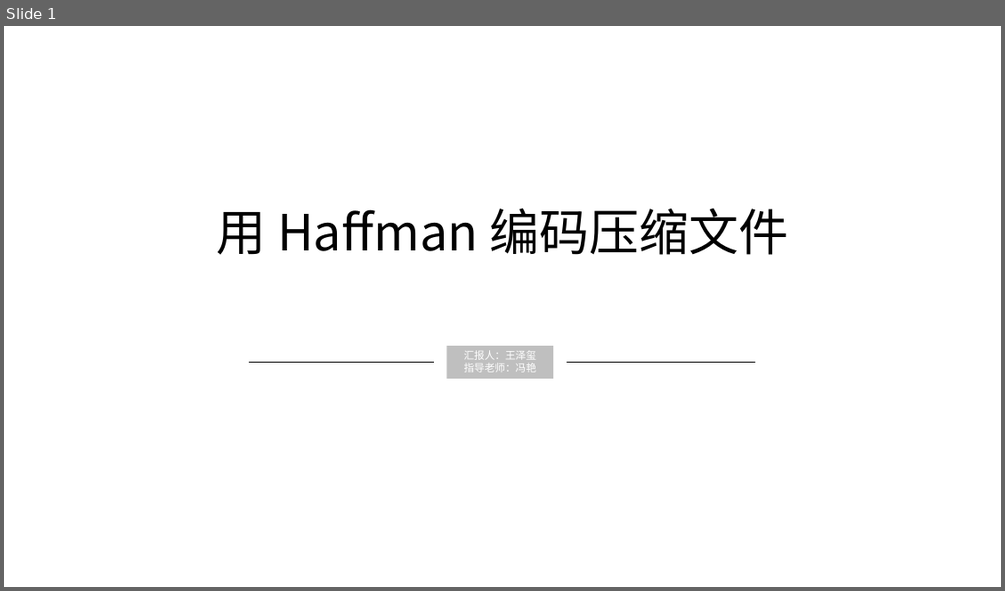
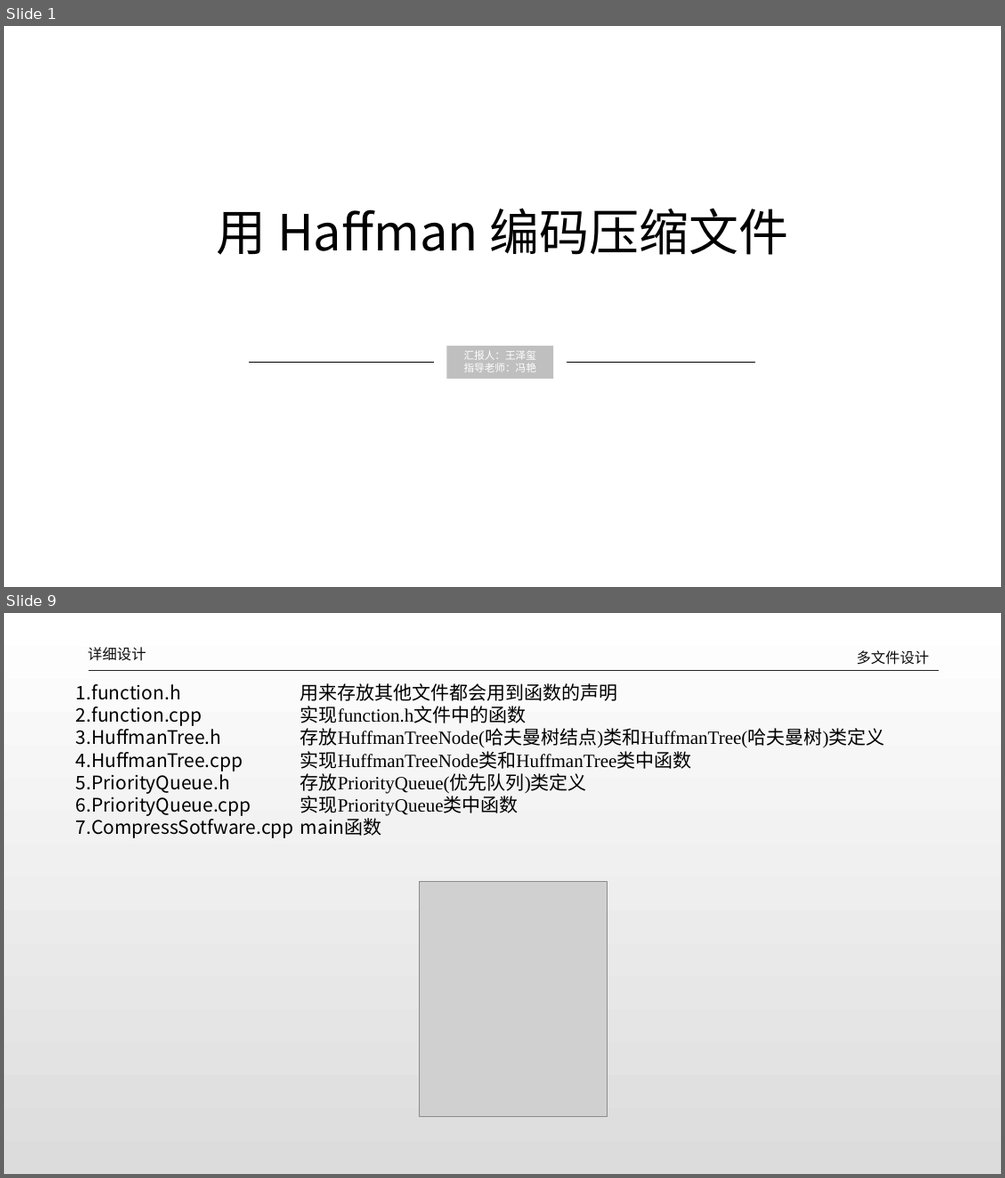
Before and after one commit to dlct-wzx/data-structure-practice, a slide deck: 答辩ppt.pptx. Shown one above the other, each under a label of ours: slide 1 before the commit, slides 1 and 9 after it; the slides between them are not shown. The pictures are 1005x591 and 1005x1178 pixels, drawn with LibreOffice and Linux fonts; fonts in the diff are those of the drawing; grey boxes stand for pictures. Boxes give left, top, right and bottom in pixels: in the first picture for what was removed or moved away, otherwise in the second. Text is boxed around its words. In the diff, an @@ line names an element or a change of style, - is before the commit and + after.

```diff
--- a/答辩ppt.pptx
+++ b/答辩ppt.pptx
@@ slide 9 added at <box>4,613,1001,1174</box>, background gradient #FFFFFF to #DCDCDC @@
@@ text added at <box>88,647,146,661</box>, 14 pt, text #0D0D0D @@
+详细设计
@@ text added at <box>857,650,930,665</box>, 14 pt, text #0D0D0D @@
+多文件设计
@@ text added at <box>76,683,885,838</box>, 18 pt, text #000000 @@
+1.function.h 用来存放其他文件都会用到函数的声明
+2.function.cpp 实现function.h文件中的函数
+3.HuffmanTree.h 存放HuffmanTreeNode(哈夫曼树结点)类和HuffmanTree(哈夫曼树)类定义
+4.HuffmanTree.cpp 实现HuffmanTreeNode类和HuffmanTree类中函数
+5.PriorityQueue.h 存放PriorityQueue(优先队列)类定义
+6.PriorityQueue.cpp 实现PriorityQueue类中函数
+7.CompressSotfware.cpp main函数
@@ line added from (89, 670) to (938, 670), #262626 0.5 pt @@
@@ picture added at <box>420,882,607,1117</box> @@
```
Also in this commit, not shown: 7 slides changed, 11 other slides added, 19 slides removed, 8 other files.
